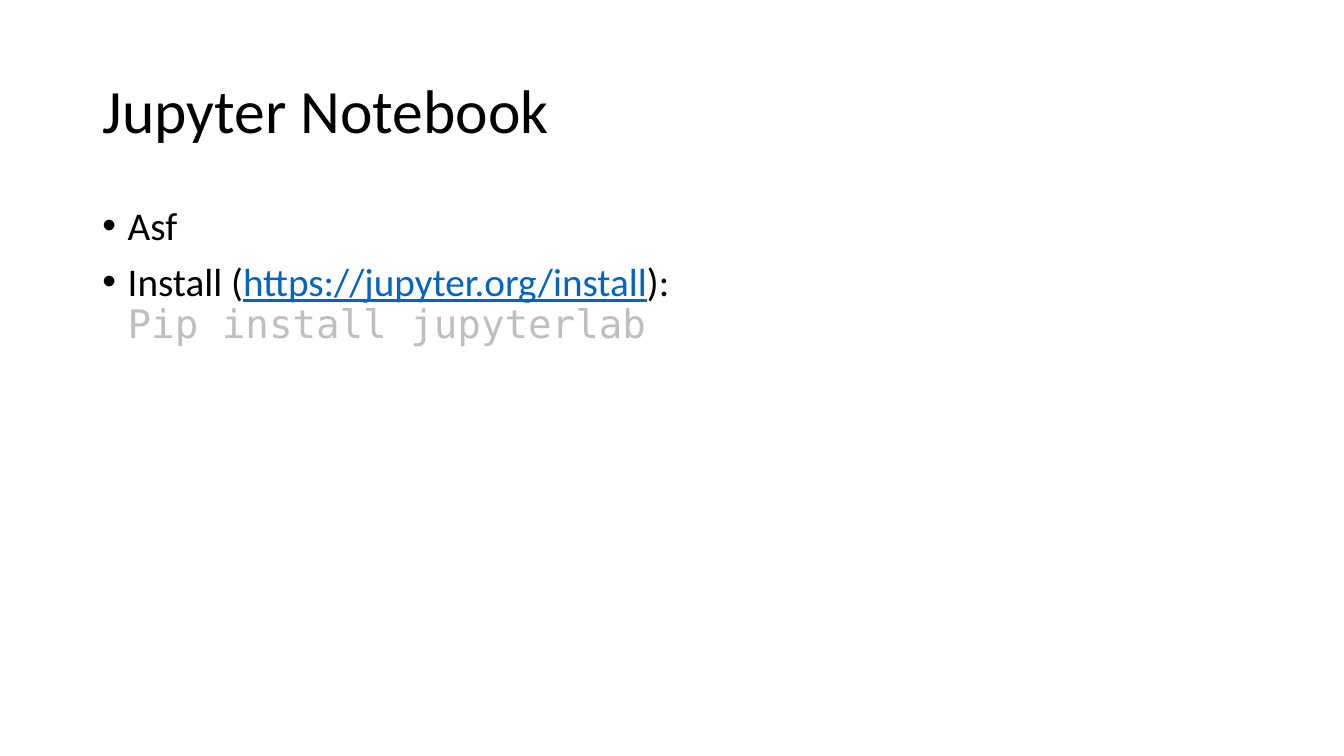
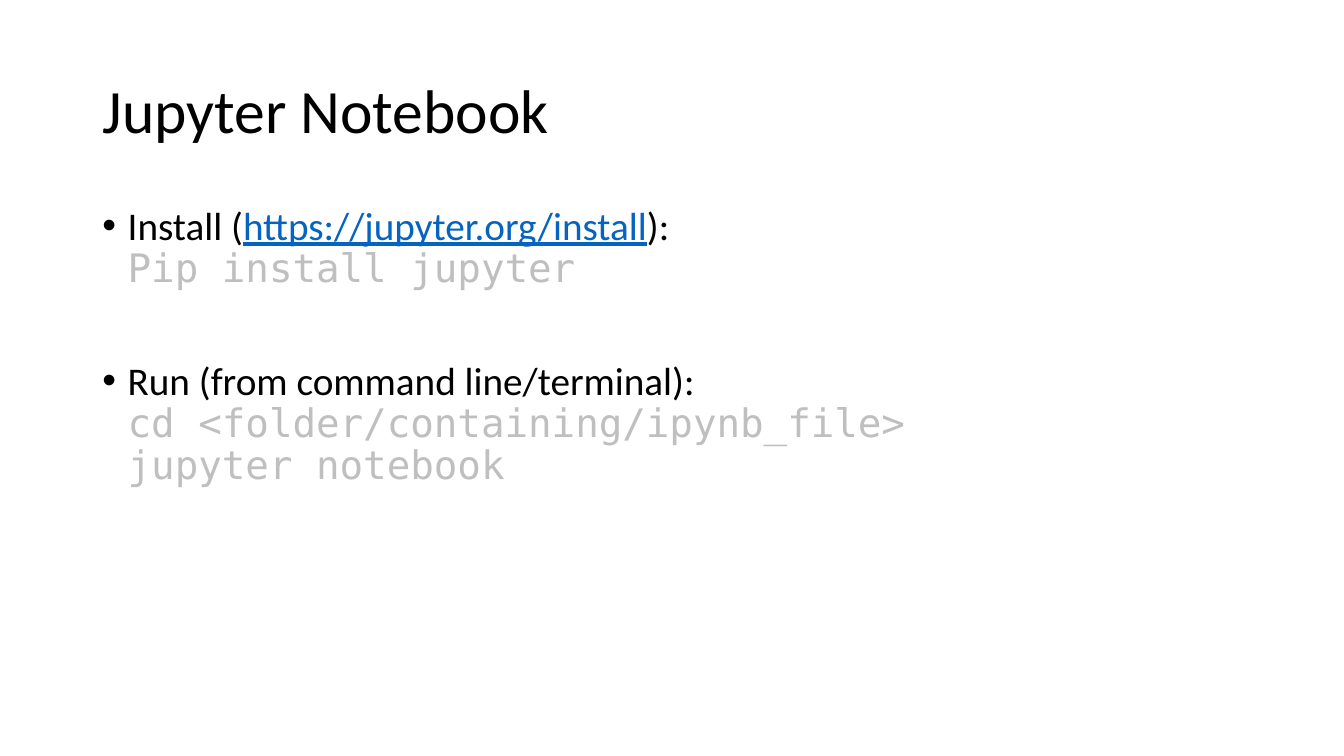
Before and after one commit to jjahanip/BIOF063, a slide deck: slide 5 of day_3/day_3.pptx (slide 3 before the commit). Drawn at 1344x756 pixels with LibreOffice and Linux fonts; fonts in the diff are those of the drawing. Boxes give left, top, right and bottom in pixels: in the first picture for what was removed or moved away, otherwise in the second. Text is boxed around its words. In the diff, an @@ line names an element or a change of style, - is before the commit and + after.

```diff
--- a/day_3/day_3.pptx
+++ b/day_3/day_3.pptx
@@ text at (128,211,905,487): text changed; text colour #0563C1 to #BFBFBF @@
-• Asf
-• Install (https://jupyter.org/install):
-  Pip install jupyterlab
+• Install (https://jupyter.org/install):
+  Pip install jupyter
+• Run (from command line/terminal):
+  cd <folder/containing/ipynb_file>
+  jupyter notebook
```
Also in this commit, not shown: 2 other slides changed, 3 slides added, 2 slides removed, 9 other files.
